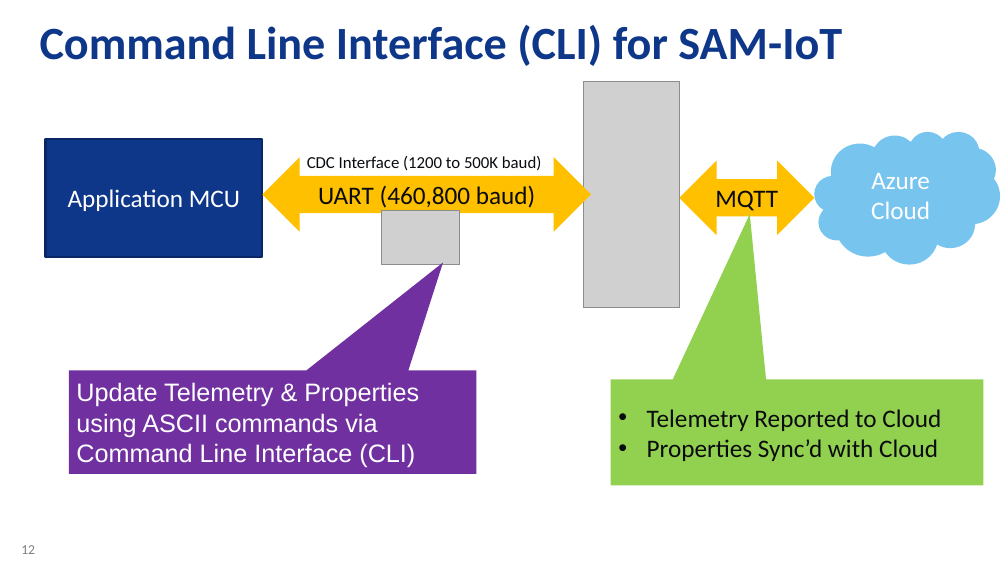
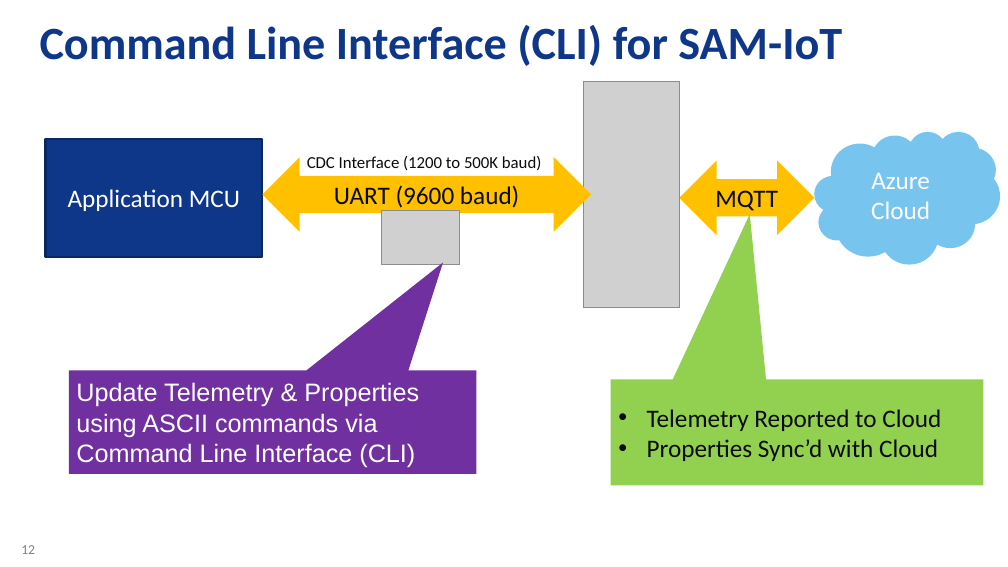
Before and after one commit to danewalton/Microchip-SAM-IoT-Wx, a slide deck: slide 12 of AO-Smith-MSFT-MCHP-r6.pptx. Drawn at 1008x567 pixels with LibreOffice and Linux fonts; fonts in the diff are those of the drawing; grey boxes stand for pictures; background and template pictures are left out. Boxes give left, top, right and bottom in pixels: in the first picture for what was removed or moved away, otherwise in the second. Text is boxed around its words. In the diff, an @@ line names an element or a change of style, - is before the commit and + after.

```diff
--- a/AO-Smith-MSFT-MCHP-r6.pptx
+++ b/AO-Smith-MSFT-MCHP-r6.pptx
@@ text in left right arrow at [334,185,519,211]: text changed @@
-UART (460,800 baud)
+UART (9600 baud)
```
Also in this commit, not shown: 1 other slide changed.
